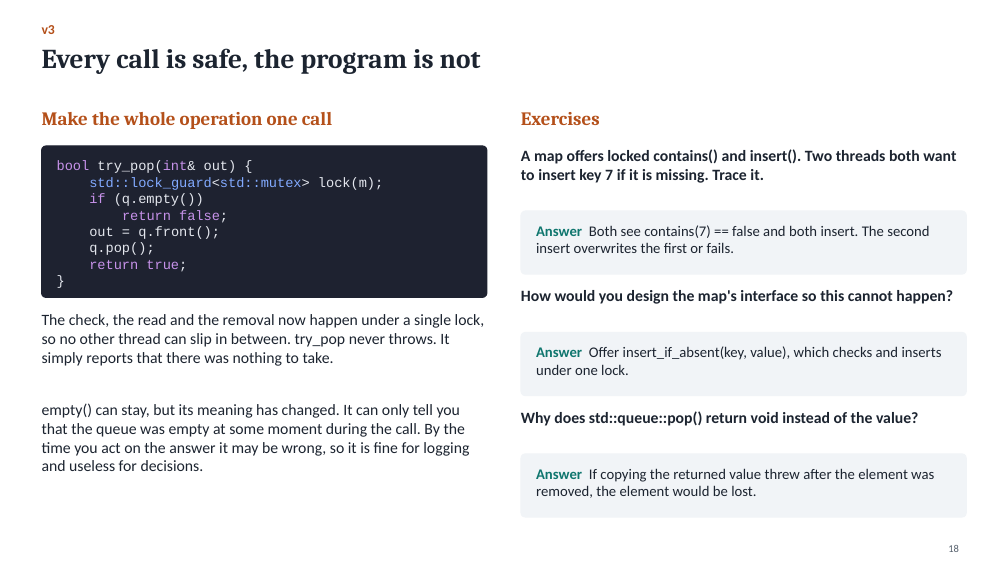
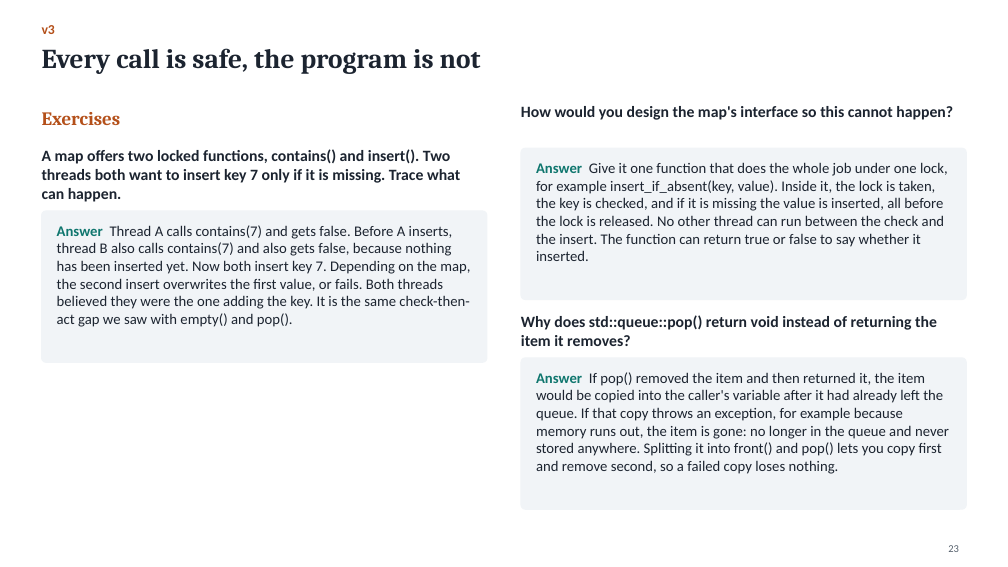
Before and after one commit to Kumarutkarsh9470/Project, a slide deck: slide 23 of Queue_Course.pptx (slide 18 before the commit). Drawn at 1008x567 pixels with LibreOffice and Linux fonts; fonts in the diff are those of the drawing. Boxes give left, top, right and bottom in pixels: in the first picture for what was removed or moved away, otherwise in the second. Text is boxed around its words. In the diff, an @@ line names an element or a change of style, - is before the commit and + after.

```diff
--- a/Queue_Course.pptx
+++ b/Queue_Course.pptx
@@ text at box(42, 112, 121, 125): text changed @@
-Make the whole operation one call
+Exercises
@@ text "How would you design the ...": place and size @@
-text "How would you design the ..." at box(521, 290, 953, 304)
+text "How would you design the ..." at box(521, 106, 953, 120)
@@ text removed at box(521, 112, 600, 125) @@
-Exercises
@@ text added at box(42, 149, 460, 202), 15 pt, text #1C2430, bold @@
+A map offers two locked functions, contains() and insert(). Two threads both want to insert key 7 only if it is missing. Trace what can happen.
@@ rounded rectangle: place and size @@
-rounded rectangle at box(521, 211, 966, 274)
+rounded rectangle at box(521, 148, 966, 299)
@@ rounded rectangle at box(521, 148, 966, 299): proportions changed @@
@@ text removed at box(57, 161, 383, 272) @@
-bool try_pop(int& out) {
-std::lock_guard<std::mutex> lock(m);
-if (q.empty())
-return false;
-out = q.front();
-q.pop();
-return true;
-}
@@ text at box(536, 162, 948, 261): text changed; size 15 to 14 pt; bold off @@
-A map offers locked contains() and insert(). Two threads both want to insert key 7 if it is missing. Trace it.
+Answer Give it one function that does the whole job under one lock, for example insert_if_absent(key, value). Inside it, the lock is taken, the key is checked, and if it is missing the value is inserted, all before the lock is released. No other thread can run between the check and the insert. The function can return true or false to say whether it inserted.
@@ rounded rectangle: place and size @@
-rounded rectangle at box(42, 146, 487, 297)
+rounded rectangle at box(42, 211, 487, 362)
@@ rounded rectangle at box(42, 211, 487, 362): fill #1E2230 to #F1F4F7; outline #1E2230 1 pt to #F1F4F7 1 pt @@
@@ text at box(57, 225, 470, 327): text changed; size 15 to 14 pt @@
-The check, the read and the removal now happen under a single lock, so no other thread can slip in between. try_pop never throws. It simply reports that there was nothing to take.
+Answer Thread A calls contains(7) and gets false. Before A inserts, thread B also calls contains(7) and also gets false, because nothing has been inserted yet. Now both insert key 7. Depending on the map, the second insert overwrites the first value, or fails. Both threads believed they were the one adding the key. It is the same check-then-act gap we saw with empty() and pop().
@@ text removed at box(536, 225, 929, 253) @@
-Answer Both see contains(7) == false and both insert. The second insert overwrites the first or fails.
@@ text at box(521, 315, 937, 346): text changed @@
-Why does std::queue::pop() return void instead of the value?
+Why does std::queue::pop() return void instead of returning the item it removes?
@@ rounded rectangle at box(521, 358, 966, 509): proportions changed @@
@@ rounded rectangle: place and size @@
-rounded rectangle at box(521, 454, 966, 517)
+rounded rectangle at box(521, 358, 966, 509)
@@ rounded rectangle removed at box(521, 333, 966, 396) @@
@@ text removed at box(536, 346, 942, 375) @@
-Answer Offer insert_if_absent(key, value), which checks and inserts under one lock.
@@ text added at box(536, 372, 949, 474), 14 pt, text #1C2430 @@
+Answer If pop() removed the item and then returned it, the item would be copied into the caller's variable after it had already left the queue. If that copy throws an exception, for example because memory runs out, the item is gone: no longer in the queue and never stored anywhere. Splitting it into front() and pop() lets you copy first and remove second, so a failed copy loses nothing.
@@ text removed at box(42, 403, 469, 471) @@
-empty() can stay, but its meaning has changed. It can only tell you that the queue was empty at some moment during the call. By the time you act on the answer it may be wrong, so it is fine for logging and useless for decisions.
@@ text removed at box(536, 468, 934, 498) @@
-Answer If copying the returned value threw after the element was removed, the element would be lost.
@@ page number at box(948, 545, 959, 552): text changed @@
-18
+23
```
Also in this commit, not shown: 49 other slides changed, 37 slides added, 14 slides removed, 5 other files.
